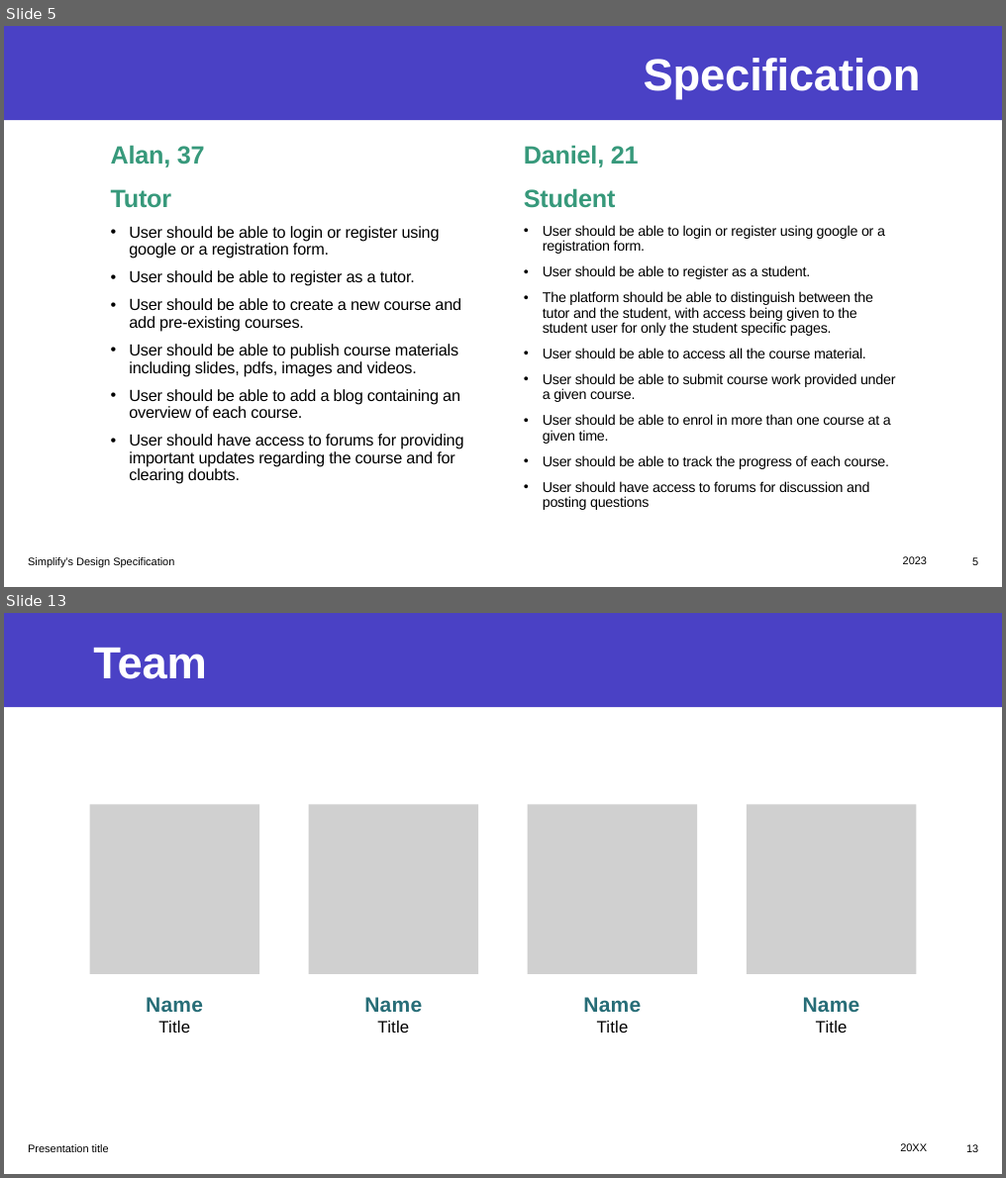
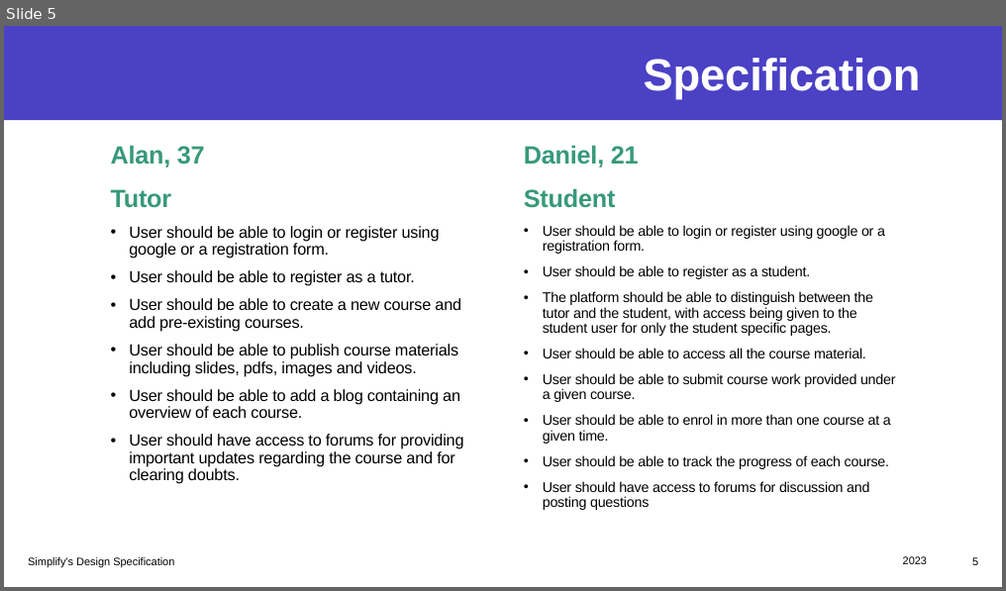
Before and after one commit to praharsh05/ITech-Group, a slide deck: ITech_GP.pptx. Shown one above the other, each under a label of ours: slides 5 and 13 before the commit, slide 5 after it; the slides between them are not shown. The pictures are 1006x1178 and 1006x591 pixels, drawn with LibreOffice and Linux fonts; fonts in the diff are those of the drawing; grey boxes stand for pictures. Boxes give left, top, right and bottom in pixels: in the first picture for what was removed or moved away, otherwise in the second. Text is boxed around its words. In the diff, an @@ line names an element or a change of style, - is before the commit and + after.

```diff
--- a/ITech_GP.pptx
+++ b/ITech_GP.pptx
@@ slide 13 removed at (x1=4, y1=613, x2=1002, y2=1174), background #FFFFFF; not listed: 1 template element that a slide beside it also shows @@
@@ title removed at (x1=93, y1=648, x2=206, y2=679) @@
-Team
@@ group removed at (x1=90, y1=805, x2=917, y2=1033): 4 pictures, 4 texts @@
-Name
-Title
-Name
-Title
-Name
-Title
-Name
-Title
@@ text removed at (x1=28, y1=1145, x2=109, y2=1153) @@
-Presentation title
@@ text removed at (x1=900, y1=1144, x2=927, y2=1152) @@
-20XX
@@ page number removed at (x1=966, y1=1145, x2=978, y2=1153) @@
-13
```
Also in this commit, not shown: 3 slides changed, 8 slides added, 8 other slides removed.
